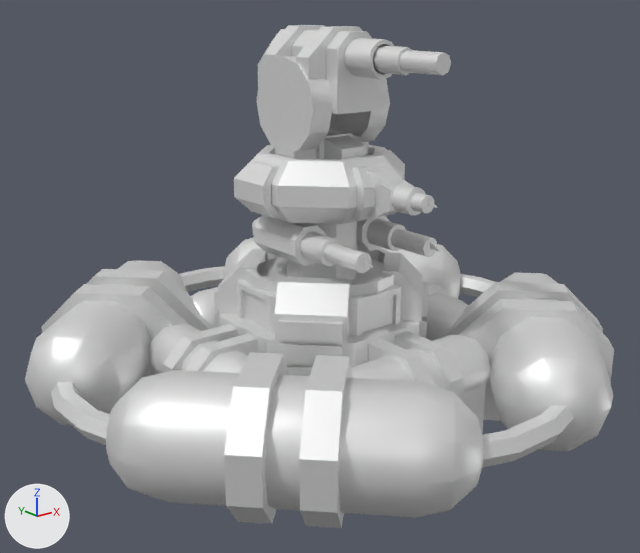
What one commit did to the glTF model glb/corfdoom.glb.
Before and after are seen from a 50 mm lens placed at (-115.7, -143.7, 73.0), pointed at (-2.4, -2.1, 16.3). Lighting does not change. The marker at lower left points along +X, +Y and +Z. The older version comes first. Where no turn or scale is listed for an object, it has been applied to the vertices.

The first picture shows 'barrelb', 'barrelg', 'barrelr', 'base', 'base2', 'base3', 'body1', 'boreb', 'boreg', 'borer', 'neck', 'turretb', 'turretg', 'turretr' and 1 more.
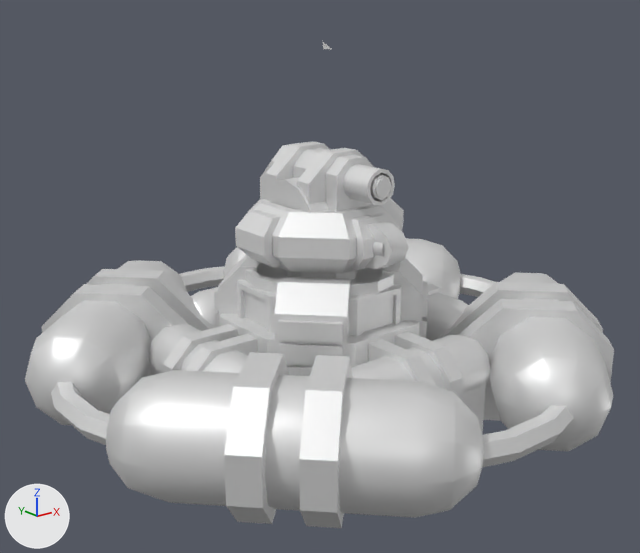
Location of each change, (x1, y1, x2, y2) in pixels of the pictures (640 x 553 px):
'turretb', moved: before (256, 25, 394, 153); after (260, 141, 395, 214)
'body1', moved: before (234, 145, 405, 224); after (235, 198, 404, 273)
'turretg', moved, turned: before (367, 169, 414, 218); after (365, 221, 409, 269)
'barrelr', moved (not visible afterwards): before (324, 229, 437, 273)
'neck', moved (not visible afterwards): before (275, 129, 369, 160)
'barrelb', moved: before (399, 50, 451, 76); after (375, 178, 391, 198)
'boreb', moved: before (373, 45, 412, 75); after (370, 174, 392, 200)
'boreg', moved, turned (mostly hidden afterwards): before (392, 184, 426, 215); after (373, 242, 384, 257)
'barrelg', moved, turned (not visible afterwards): before (410, 193, 434, 213)
'flareg', moved, turned (not visible afterwards): before (428, 199, 438, 208)
'turretr', unchanged, covered by the edit: before (252, 215, 390, 266)
'borer', unchanged, covered by the edit: before (300, 219, 406, 266)

What the commit changed:
Object 'barrelr' (ob_barrelr) moves from (0.0, 0.0, 25.2) to (0.0, 24.2, 25.2).
Object 'body1' (ob_body1) moves from (0.0, 0.0, 45.52) to (0.0, 0.0, 35.27).
Object 'turretg' (ob_turretg) turns from (0, 0, 0) to (176, 0, 0) degrees about x, y and z.
Object 'boreg' (ob_boreg) moves from (0.0, 0.0, -0.0099) to (0.0, 11.62, -0.0099).
Object 'barrelg' (ob_barrelg) moves from (0.0, -10.45, 0.0) to (0.0, -6.575, 0.0).
Object 'neck' (ob_neck) moves from (0.0, 0.0, 41.2) to (0.0, 0.0, 30.9).
Object 'turretb' (ob_turretb) moves from (0.0, 0.0, 67.5) to (0.0, 0.0, 43.25).
Object 'boreb' (ob_boreb) moves from (0.0, -5.998, 9.616) to (0.0, -0.189, 9.616).
Object 'barrelb' (ob_barrelb) moves from (0.0, -8.998, -0.33) to (0.0, -0.284, -0.33).
